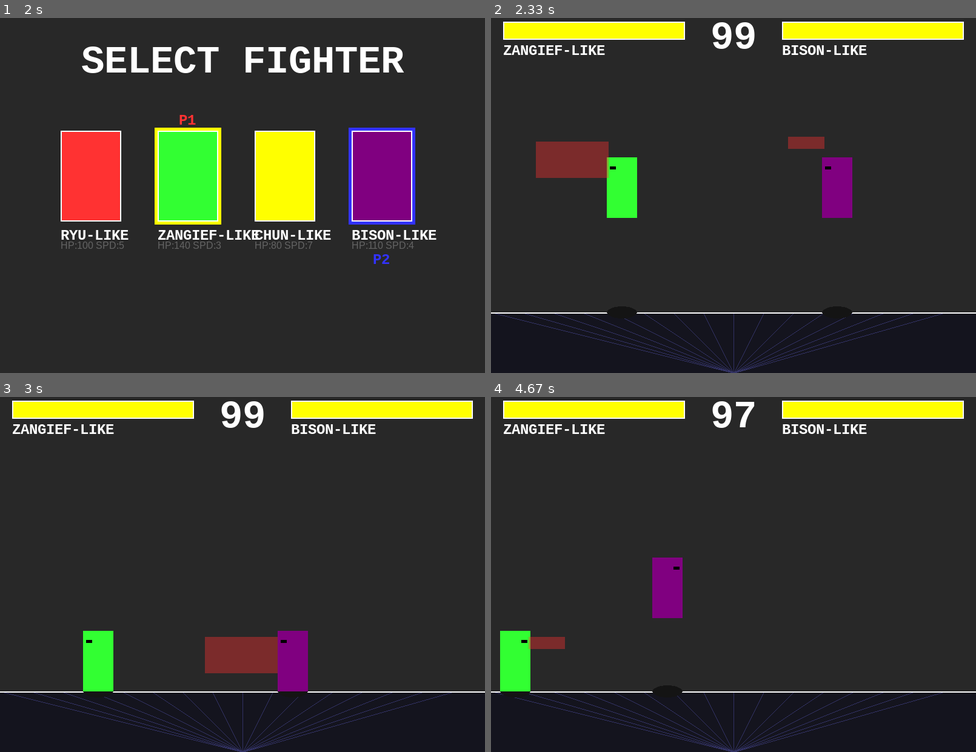
Above: before the commit, frames 1-4 (two rows, left to right).
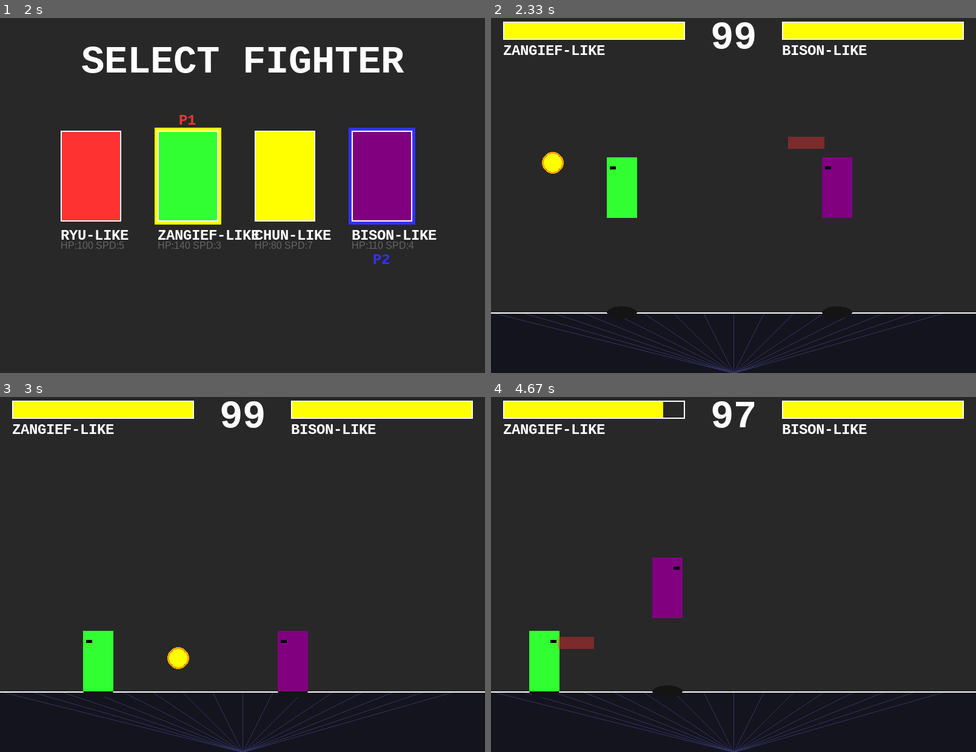
Above: after the commit, the same moments.

Repository: ymh1874/StreetFighter
Game: pygame game, started from main.py
Two runs of this game, one before a commit and one after it. Both use one fixed random seed, a clock stepped at 60 frames per second and the inputs below.
Inputs:
- Up to frame 1 (2 s): tap Enter at 0.33 s; hold Right 0.67-1.13 s; hold Right 1.17-1.63 s; hold D 1.17-1.63 s; tap J at 1.23, 1.53, 1.73 s; hold 1 from 1.67 s (still down); hold Left from 1.67 s (still down); hold A from 1.67 s (still down)
- Up to frame 2 (2.33 s): tap J at 2.03, 2.3 s; release 1 at 2.2 s; release Left at 2.2 s; release A at 2.2 s; hold I from 2.23 s (still down); hold Left from 2.23 s (still down); hold A from 2.23 s (still down)
- Up to frame 3 (3 s): tap J at 2.6 s; release I at 2.77 s; release Left at 2.77 s; release A at 2.77 s; tap 0 at 2.8 s
- Up to frame 4 (4.67 s): hold Left 3.13-3.67 s; hold A 3.13-3.67 s; tap J at 3.2, 3.5, 3.77, 4.07, 4.2, 4.6 s; hold Left 3.7-4.1 s; hold A 3.7-4.1 s; tap 0 at 3.85 s; hold Up 4.13-4.5 s; hold Right from 4.53 s (still down); hold D from 4.53 s (still down)

Frame 1 is identical in both runs. In frame 2, 1.5% of the frame differs, in the area x 9-25%, y 34-46%; in frame 3, 1.7%; in frame 4, 2.5%, in the area x 1-40%, y 1-85%.

Commit message:
added fireball mechanics

Diff:
--- a/config.py
+++ b/config.py
@@ -24,6 +24,9 @@
 P_WIDTH = 50
 P_HEIGHT = 100
 
+# Combat
+FIREBALL_SPEED = 12
+
 # Character Archetypes
 CHARACTERS = [
     {'name': 'RYU-LIKE', 'color': RED, 'speed': 5, 'jump': -18, 'health': 100, 'dmg_mult': 1.0},
--- a/entities.py
+++ b/entities.py
@@ -21,6 +21,29 @@
         if self.timer > 0:
             pygame.draw.rect(surface, self.color, (int(self.x), int(self.y), 4, 4))
 
+class Projectile:
+    """Fireball logic"""
+    def __init__(self, x, y, direction, owner, move_data):
+        self.rect = pygame.Rect(x, y, 40, 30)
+        self.direction = direction
+        self.speed = c.FIREBALL_SPEED
+        self.owner = owner # To prevent self-damage
+        self.move_data = move_data
+        self.active = True
+        self.timer = 100 # Frames until it fizzles out
+
+    def update(self):
+        self.rect.x += self.speed * self.direction
+        self.timer -= 1
+        if self.timer <= 0:
+            self.active = False
+
+    def draw(self, surface):
+        # Fireball Core
+        pygame.draw.circle(surface, c.YELLOW, self.rect.center, 15)
+        # Fireball Outline
+        pygame.draw.circle(surface, c.ORANGE, self.rect.center, 18, 3)
+
 class Attack:
     def __init__(self, name, damage, cooldown, hitbox_w, hitbox_h, knockback, stun):
         self.name = name
@@ -66,10 +89,10 @@
             'light': Attack('Light', 5 * self.dmg_mult, 300, 60, 20, 5, 10),
             'heavy': Attack('Heavy', 12 * self.dmg_mult, 700, 70, 40, 15, 20),
             'kick': Attack('Kick', 8 * self.dmg_mult, 500, 80, 30, 10, 15),
-            'special': Attack('Special', 20 * self.dmg_mult, 2000, 120, 60, 25, 30)
+            'special': Attack('Special', 15 * self.dmg_mult, 1500, 0, 0, 25, 30) # Projectile
         }
 
-    def move(self, target, width, height):
+    def move(self, target, width, height, projectile_list):
         dx = 0
         dy = 0
 
@@ -120,25 +143,34 @@
         current_time = pygame.time.get_ticks()
         if not self.attacking and current_time - self.last_attack_time > self.attack_cooldown:
             attack_key = None
-            # PRIORITY: Special > Heavy > Kick > Light
             if key[self.controls['special']]: attack_key = 'special'
             elif key[self.controls['heavy']]: attack_key = 'heavy'
             elif key[self.controls['kick']]: attack_key = 'kick'
             elif key[self.controls['light']]: attack_key = 'light'
 
             if attack_key:
-                self.attack(target, attack_key)
+                self.attack(target, attack_key, projectile_list)
 
         self.rect.x += dx
         self.rect.y += dy
 
-    def attack(self, target, type_key):
+    def attack(self, target, type_key, projectile_list):
         self.attacking = True
         move_data = self.moves[type_key]
         self.attack_type = type_key
         self.last_attack_time = pygame.time.get_ticks()
         self.attack_cooldown = move_data.cooldown
 
+        # PROJECTILE LOGIC
+        if type_key == 'special':
+            start_x = self.rect.right if self.facing_right else self.rect.left - 40
+            direction = 1 if self.facing_right else -1
+            # Add new projectile to the shared list
+            proj = Projectile(start_x, self.rect.centery - 20, direction, self, move_data)
+            projectile_list.append(proj)
+            return False # No immediate hit
+
+        # MELEE LOGIC
         hitbox_x = self.rect.right if self.facing_right else self.rect.left - move_data.width
         hitbox_y = self.rect.y + 10
 
@@ -184,8 +216,8 @@
         eye_x = self.rect.right - 15 if self.facing_right else self.rect.left + 5
         pygame.draw.rect(surface, c.BLACK, (eye_x, self.rect.y + 15, 10, 5))
 
-        # Hitbox Debug View
-        if self.attacking and self.attack_rect:
+        # Hitbox Debug View (Melee only)
+        if self.attacking and self.attack_rect and self.attack_type != 'special':
             s = pygame.Surface((self.attack_rect.width, self.attack_rect.height))
             s.set_alpha(100)
             s.fill(c.RED)
--- a/game.py
+++ b/game.py
@@ -2,18 +2,24 @@
 import sys
 import random
 import config as c
-from entities import Fighter, Particle
+from entities import Fighter, Particle, Projectile
+import os
 
 class SoundManager:
     def __init__(self):
         self.sounds = {}
-        # Try to start music if file exists, otherwise ignore
         try:
-            pygame.mixer.music.load('music.mp3')
+            # Ensure pygame.mixer is initialized
+            if not pygame.mixer.get_init():
+                pygame.mixer.init()
+
+            # Use absolute path for music.mp3
+            music_path = os.path.join(os.path.dirname(__file__), 'music.mp3')
+            pygame.mixer.music.load(music_path)
             pygame.mixer.music.set_volume(0.5)
-            pygame.mixer.music.play(-1) # Loop forever
-        except:
-            print("No 'music.mp3' found. Running without music.")
+            pygame.mixer.music.play(-1)
+        except Exception as e:
+            print(f"No 'music.mp3' found or error occurred: {e}. Running without music.")
 
     def play(self, name):
         pass
@@ -21,7 +27,7 @@
 class Game:
     def __init__(self):
         pygame.init()
-        # Fullscreen Scaled Mode for Arcade Feel
+        # Fullscreen Scaled Mode
         self.screen = pygame.display.set_mode((c.SCREEN_WIDTH, c.SCREEN_HEIGHT), pygame.SCALED | pygame.FULLSCREEN)
         pygame.display.set_caption("PyFighter Arcade")
 
@@ -31,15 +37,13 @@
 
         self.sound_manager = SoundManager()
         self.particles = []
-
-        # States: MENU -> SELECT -> FIGHT -> GAMEOVER
+        self.projectiles = []
+
         self.state = "MENU"
 
-        # Player Objects
         self.p1 = None
         self.p2 = None
 
-        # Selection Vars
         self.p1_cursor = 0
         self.p2_cursor = 1
         self.p1_selected = False
@@ -48,7 +52,6 @@
         self.round_timer = 99
         self.last_timer_update = 0
 
-        # Retro Scanlines
         self.scanlines = pygame.Surface((c.SCREEN_WIDTH, c.SCREEN_HEIGHT))
         self.scanlines.set_colorkey(c.BLACK)
         self.scanlines.set_alpha(30)
@@ -56,7 +59,6 @@
             pygame.draw.line(self.scanlines, (0, 0, 0), (0, y), (c.SCREEN_WIDTH, y), 2)
 
     def init_fight(self):
-        # Controls
         controls_p1 = {
             'left': pygame.K_a, 'right': pygame.K_d, 'jump': pygame.K_w,
             'light': pygame.K_j, 'heavy': pygame.K_k, 'kick': pygame.K_l, 'special': pygame.K_i
@@ -66,7 +68,6 @@
             'light': pygame.K_KP1, 'heavy': pygame.K_KP2, 'kick': pygame.K_KP3, 'special': pygame.K_KP0
         }
 
-        # Create Fighters based on selection
         stats_p1 = c.CHARACTERS[self.p1_cursor]
         stats_p2 = c.CHARACTERS[self.p2_cursor]
 
@@ -75,6 +76,7 @@
 
         self.round_timer = 99
         self.particles = []
+        self.projectiles = [] # Clear projectiles
         self.state = "FIGHT"
         self.last_timer_update = pygame.time.get_ticks()
 
@@ -84,7 +86,6 @@
             self.clock.tick(c.FPS)
             self.screen.fill(c.DARK_GRAY)
 
-            # --- EVENTS ---
             events = pygame.event.get()
             for event in events:
                 if event.type == pygame.QUIT:
@@ -95,33 +96,27 @@
                         if self.state == "FIGHT": self.state = "MENU"
                         else: running = False
 
-                    # MENU INPUTS
                     if self.state == "MENU":
                         if event.key == pygame.K_RETURN:
                             self.state = "SELECT"
                             self.p1_selected = False
                             self.p2_selected = False
 
-                    # SELECT INPUTS
                     elif self.state == "SELECT":
-                        # P1 Controls (WASD + J)
                         if not self.p1_selected:
                             if event.key == pygame.K_d: self.p1_cursor = (self.p1_cursor + 1) % len(c.CHARACTERS)
                             if event.key == pygame.K_a: self.p1_cursor = (self.p1_cursor - 1) % len(c.CHARACTERS)
                             if event.key == pygame.K_j: self.p1_selected = True
 
-                        # P2 Controls (Arrows + Num1)
                         if not self.p2_selected:
                             if event.key == pygame.K_RIGHT: self.p2_cursor = (self.p2_cursor + 1) % len(c.CHARACTERS)
                             if event.key == pygame.K_LEFT: self.p2_cursor = (self.p2_cursor - 1) % len(c.CHARACTERS)
                             if event.key == pygame.K_KP1: self.p2_selected = True
 
-                    # GAMEOVER INPUTS
                     elif self.state == "GAMEOVER":
                         if event.key == pygame.K_RETURN:
                             self.state = "MENU"
 
-            # --- LOOP LOGIC ---
             if self.state == "SELECT":
                 self.update_select()
                 self.draw_select()
@@ -136,17 +131,13 @@
             elif self.state == "GAMEOVER":
                 self.draw_game_over()
 
-            # CRT Overlay
             self.screen.blit(self.scanlines, (0,0))
             pygame.display.flip()
 
         pygame.quit()
         sys.exit()
 
-    # --- STATE FUNCTIONS ---
-
     def update_select(self):
-        # Check if both ready
         if self.p1_selected and self.p2_selected:
             pygame.time.delay(500)
             self.init_fight()
@@ -155,7 +146,6 @@
         title = self.big_font.render("SELECT FIGHTER", True, c.WHITE)
         self.screen.blit(title, (c.SCREEN_WIDTH//2 - title.get_width()//2, 50))
 
-        # Grid settings
         start_x = 100
         start_y = 200
         gap = 160
@@ -165,36 +155,29 @@
             y = start_y
             rect = pygame.Rect(x, y, 100, 150)
 
-            # Draw Character Box
             pygame.draw.rect(self.screen, char['color'], rect)
             pygame.draw.rect(self.screen, c.WHITE, rect, 2)
 
-            # Name
             name_surf = self.font.render(char['name'], True, c.WHITE)
             self.screen.blit(name_surf, (x, y + 160))
 
-            # Stats
             stat_surf = pygame.font.SysFont("Arial", 16).render(f"HP:{char['health']} SPD:{char['speed']}", True, c.GRAY)
             self.screen.blit(stat_surf, (x, y + 180))
 
-            # P1 Cursor (Red Border)
             if i == self.p1_cursor:
                 color = c.YELLOW if self.p1_selected else c.RED
                 pygame.draw.rect(self.screen, color, (x-5, y-5, 110, 160), 5)
                 p1_ind = self.font.render("P1", True, c.RED)
                 self.screen.blit(p1_ind, (x+35, y-30))
 
-            # P2 Cursor (Blue Border)
             if i == self.p2_cursor:
                 color = c.YELLOW if self.p2_selected else c.BLUE
-                # Offset slightly if on same char
                 offset = 5 if i == self.p1_cursor else 0
                 pygame.draw.rect(self.screen, color, (x-5-offset, y-5-offset, 110+offset*2, 160+offset*2), 5)
                 p2_ind = self.font.render("P2", True, c.BLUE)
                 self.screen.blit(p2_ind, (x+35, y+200))
 
     def update_fight(self):
-        # Timer
         if pygame.time.get_ticks() - self.last_timer_update > 1000:
             self.round_timer -= 1
             self.last_timer_update = pygame.time.get_ticks()
@@ -202,60 +185,77 @@
         if self.p1.health <= 0 or self.p2.health <= 0 or self.round_timer <= 0:
             self.state = "GAMEOVER"
 
-        self.p1.move(self.p2, c.SCREEN_WIDTH, c.SCREEN_HEIGHT)
-        self.p2.move(self.p1, c.SCREEN_WIDTH, c.SCREEN_HEIGHT)
+        # Move players, passing the projectile list so they can add to it
+        self.p1.move(self.p2, c.SCREEN_WIDTH, c.SCREEN_HEIGHT, self.projectiles)
+        self.p2.move(self.p1, c.SCREEN_WIDTH, c.SCREEN_HEIGHT, self.projectiles)
         self.p1.update()
         self.p2.update()
 
-        # Particles
+        # Melee Collision Particles
         if self.p1.attacking and self.p1.attack_rect and self.p1.attack_rect.colliderect(self.p2.rect):
              self.spawn_particles(self.p2.rect.centerx, self.p2.rect.centery, c.RED)
-
         if self.p2.attacking and self.p2.attack_rect and self.p2.attack_rect.colliderect(self.p1.rect):
              self.spawn_particles(self.p1.rect.centerx, self.p1.rect.centery, c.BLUE)
 
+        # Projectile Logic
+        for proj in self.projectiles[:]:
+            proj.update()
+
+            # Bounds check
+            if proj.rect.right < 0 or proj.rect.left > c.SCREEN_WIDTH:
+                proj.active = False
+
+            # Hit Check
+            target = self.p2 if proj.owner == self.p1 else self.p1
+
+            # Don't hit owner and check collision
+            if proj.active and proj.rect.colliderect(target.rect):
+                # Calculate facing for knockback (projectile direction)
+                facing_right = proj.direction > 0
+                target.take_damage(proj.move_data.damage, proj.move_data.knockback, proj.move_data.stun, facing_right)
+                self.spawn_particles(target.rect.centerx, target.rect.centery, c.ORANGE)
+                proj.active = False
+
+            if not proj.active:
+                self.projectiles.remove(proj)
+
     def draw_fight(self):
-        # Retro Grid Floor
         pygame.draw.rect(self.screen, (20, 20, 30), (0, c.FLOOR_Y, c.SCREEN_WIDTH, c.SCREEN_HEIGHT - c.FLOOR_Y))
         for x in range(0, c.SCREEN_WIDTH, 50):
-            # Perspective lines
             pygame.draw.line(self.screen, (50, 50, 100), (x, c.FLOOR_Y), (x - (x-c.SCREEN_WIDTH//2), c.SCREEN_HEIGHT), 1)
         pygame.draw.line(self.screen, c.WHITE, (0, c.FLOOR_Y), (c.SCREEN_WIDTH, c.FLOOR_Y), 2)
 
-        # Players
         self.p1.draw(self.screen)
         self.p2.draw(self.screen)
 
-        # Particles
+        # Draw Projectiles
+        for proj in self.projectiles:
+            proj.draw(self.screen)
+
         for p in self.particles[:]:
             p.update()
             p.draw(self.screen)
             if p.timer <= 0: self.particles.remove(p)
 
-        # UI
         self.draw_hud()
 
     def draw_hud(self):
         bar_width = 300
         bar_height = 30
 
-        # P1 Bar
         ratio_p1 = max(0, self.p1.health / self.p1.max_health)
         pygame.draw.rect(self.screen, c.DARK_GRAY, (20, 20, bar_width, bar_height))
         pygame.draw.rect(self.screen, c.YELLOW, (20, 20, bar_width * ratio_p1, bar_height))
         pygame.draw.rect(self.screen, c.WHITE, (20, 20, bar_width, bar_height), 2)
 
-        # P2 Bar
         ratio_p2 = max(0, self.p2.health / self.p2.max_health)
         pygame.draw.rect(self.screen, c.DARK_GRAY, (c.SCREEN_WIDTH - 20 - bar_width, 20, bar_width, bar_height))
         pygame.draw.rect(self.screen, c.YELLOW, (c.SCREEN_WIDTH - 20 - bar_width, 20, bar_width * ratio_p2, bar_height))
         pygame.draw.rect(self.screen, c.WHITE, (c.SCREEN_WIDTH - 20 - bar_width, 20, bar_width, bar_height), 2)
 
-        # Names
         self.screen.blit(self.font.render(self.p1.stats['name'], True, c.WHITE), (20, 55))
         self.screen.blit(self.font.render(self.p2.stats['name'], True, c.WHITE), (c.SCREEN_WIDTH - 20 - bar_width, 55))
 
-        # Timer
         t_color = c.WHITE if self.round_timer > 10 else c.RED
         timer_text = self.big_font.render(str(self.round_timer), True, t_color)
         self.screen.blit(timer_text, (c.SCREEN_WIDTH//2 - timer_text.get_width()//2, 10))
@@ -263,10 +263,8 @@
     def draw_menu(self):
         title = self.big_font.render("PYFIGHTER ARCADE", True, c.ORANGE)
         sub = self.font.render("INSERT COIN (PRESS ENTER)", True, c.YELLOW)
-
         self.screen.blit(title, (c.SCREEN_WIDTH//2 - title.get_width()//2, 150))
 
-        # Blink effect
         if pygame.time.get_ticks() % 1000 < 500:
             self.screen.blit(sub, (c.SCREEN_WIDTH//2 - sub.get_width()//2, 300))
 
@@ -274,8 +272,7 @@
         self.screen.blit(controls, (c.SCREEN_WIDTH//2 - controls.get_width()//2, 500))
 
     def draw_game_over(self):
-        self.draw_fight() # Draw game behind
-
+        self.draw_fight()
         s = pygame.Surface((c.SCREEN_WIDTH, c.SCREEN_HEIGHT))
         s.set_alpha(180)
         s.fill(c.BLACK)
@@ -293,7 +290,6 @@
 
         msg = self.big_font.render(txt, True, col)
         retry = self.font.render("PRESS ENTER TO RESTART", True, c.WHITE)
-
         self.screen.blit(msg, (c.SCREEN_WIDTH//2 - msg.get_width()//2, 200))
         self.screen.blit(retry, (c.SCREEN_WIDTH//2 - retry.get_width()//2, 400))
 
--- /dev/null
+++ b/test_pygame_font.py
@@ -0,0 +1,13 @@
+import pygame
+
+# Initialize Pygame
+pygame.init()
+
+# Test Font Module
+try:
+    font = pygame.font.SysFont("Arial", 24)
+    print("Font module is working correctly.")
+except NotImplementedError as e:
+    print("Font module is not available:", e)
+
+pygame.quit()
Not shown, added: music.mp3
